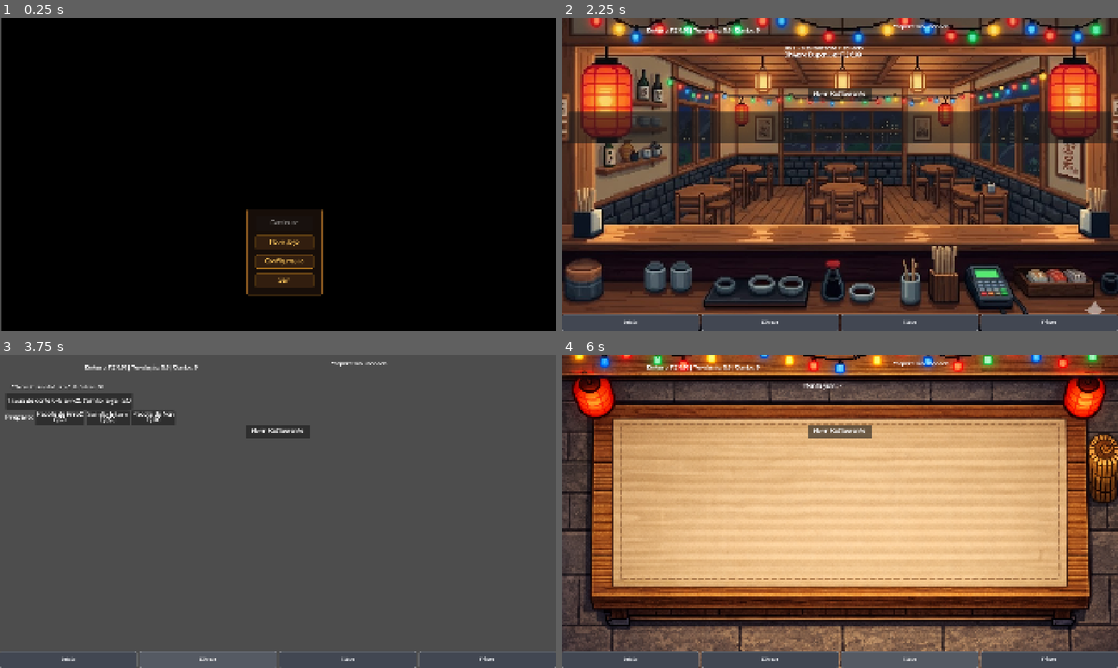
Above: before the commit, frames 1-4 (two rows, left to right).
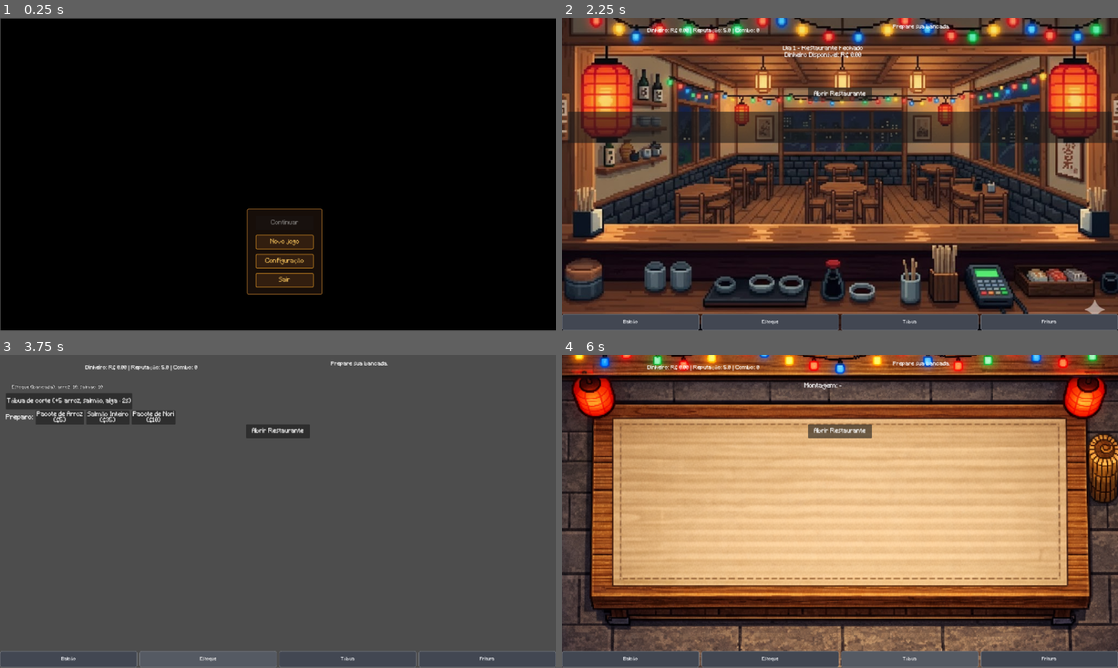
Above: after the commit, the same moments.

Repository: JoaoChi/SuxiiGodotGame
Game: Godot game, scene res://scenes/main_menu.tscn
The game is run twice, just before and just after one commit, with the same random seed, the same clock (stepped at 60 frames per second) and the same inputs. Video files are missing from this copy of the repository; at most half a second of black plays in their place.
Inputs:
- Up to frame 1 (0.25 s): no input
- Up to frame 2 (2.25 s): click "Configuração" at 0.5 s; click "Voltar" (after the commit: "Voltar ao menu principal") at 1.25 s; click "Novo jogo" at 2 s
- Up to frame 3 (3.75 s): click "Balcão" at 2.75 s; click "Estoque" at 3.5 s
- Up to frame 4 (6 s): click "Tábua de corte (+5 arroz, sal…" at 4.25 s; click "Pacote de Arroz ($5)" at 5 s; click "Tábua" at 5.75 s
In our replay, the window is 800x450 before the commit and 800x449 after it. These sizes can differ from the game's own. Grey fills any space a smaller window leaves; there, only what the larger window draws over its background counts as a difference.

The runs differ from the first frame. In frame 1, 1.1% of the frame differs, in the area x 0-100%, y 0-100%; in frame 2, 9.4%; in frame 3, 1.4%; in frame 4, 7.7%.

Commit message:
Feat/ Ajuste configurações e adição de voltar ao menu

Diff:
--- a/scenes/settings.tscn
+++ b/scenes/settings.tscn
@@ -40,9 +40,9 @@
 anchor_right = 0.5
 anchor_bottom = 0.5
 offset_left = -260.0
-offset_top = -180.0
+offset_top = -220.0
 offset_right = 260.0
-offset_bottom = 180.0
+offset_bottom = 220.0
 grow_horizontal = 2
 grow_vertical = 2
 theme_override_constants/separation = 14
@@ -137,7 +137,15 @@
 text = "Voltar"
 icon = ExtResource("5_ok_icon")
 
+[node name="MenuPrincipal" type="Button" parent="VBoxContainer"]
+visible = false
+custom_minimum_size = Vector2(200, 50)
+layout_mode = 2
+size_flags_horizontal = 4
+text = "Menu principal"
+
 [connection signal="value_changed" from="VBoxContainer/VolumeContainer/VolumeSlider" to="." method="_on_volume_slider_value_changed"]
 [connection signal="item_selected" from="VBoxContainer/WindowModeContainer/WindowModeOption" to="." method="_on_window_mode_option_item_selected"]
 [connection signal="item_selected" from="VBoxContainer/ResolutionContainer/ResolutionOption" to="." method="_on_resolution_option_item_selected"]
 [connection signal="pressed" from="VBoxContainer/Voltar" to="." method="_on_voltar_pressed"]
+[connection signal="pressed" from="VBoxContainer/MenuPrincipal" to="." method="_on_menu_principal_pressed"]
--- a/scripts/background_music.gd
+++ b/scripts/background_music.gd
@@ -32,11 +32,16 @@
 
 	var settings: Dictionary = _load_or_create_settings()
 	_apply_saved_music_volume(float(settings.get("music_volume", 70.0)))
+	call_deferred("_deferred_aplicar_video_salvo")
+	_ensure_playing()
+
+
+func _deferred_aplicar_video_salvo() -> void:
+	var settings: Dictionary = _load_or_create_settings()
 	_apply_saved_display_settings(
 		int(settings.get("window_mode", WINDOWED_MODE)),
 		int(settings.get("resolution_index", 0))
 	)
-	_ensure_playing()
 
 func _process(_delta: float) -> void:
 	# Garante música contínua entre trocas de cena.
@@ -67,7 +72,9 @@
 	if load_status != OK:
 		for key in defaults.keys():
 			config.set_value(SETTINGS_SECTION, key, defaults[key])
-		config.save(SETTINGS_FILE_PATH)
+		var werr: Error = config.save(SETTINGS_FILE_PATH)
+		if werr != OK:
+			push_warning("BackgroundMusic: não foi possível criar settings.cfg (%d)." % werr)
 		return defaults
 
 	return {
@@ -91,13 +98,17 @@
 func _apply_saved_display_settings(window_mode: int, resolution_index: int) -> void:
 	var safe_window_mode: int = window_mode if window_mode in [WINDOWED_MODE, FULLSCREEN_MODE] else WINDOWED_MODE
 	var safe_resolution_index: int = clampi(resolution_index, 0, RESOLUTION_OPTIONS.size() - 1)
+	var tree := get_tree()
+	if tree == null:
+		return
+	var win := tree.root as Window
+	if win == null:
+		return
+	if safe_window_mode == FULLSCREEN_MODE:
+		win.mode = Window.MODE_FULLSCREEN
+		return
+	win.mode = Window.MODE_WINDOWED
 	var target_size: Vector2i = RESOLUTION_OPTIONS[safe_resolution_index]
-
-	if safe_window_mode == FULLSCREEN_MODE:
-		DisplayServer.window_set_mode(DisplayServer.WINDOW_MODE_FULLSCREEN)
-	else:
-		DisplayServer.window_set_mode(DisplayServer.WINDOW_MODE_WINDOWED)
-		DisplayServer.window_set_size(target_size)
-		var screen_rect: Rect2i = DisplayServer.screen_get_usable_rect()
-		var centered_position: Vector2i = screen_rect.position + (screen_rect.size - target_size) / 2
-		DisplayServer.window_set_position(centered_position)
+	win.min_size = Vector2i(0, 0)
+	win.size = target_size
+	win.move_to_center()
--- a/scripts/settings.gd
+++ b/scripts/settings.gd
@@ -19,6 +19,8 @@
 @onready var volume_value_label: Label = $VBoxContainer/VolumeContainer/VolumeValue
 @onready var window_mode_option: OptionButton = $VBoxContainer/WindowModeContainer/WindowModeOption
 @onready var resolution_option: OptionButton = $VBoxContainer/ResolutionContainer/ResolutionOption
+@onready var btn_voltar: Button = $VBoxContainer/Voltar
+@onready var btn_menu_principal: Button = $VBoxContainer/MenuPrincipal
 
 var current_resolution_index: int = 0
 var current_window_mode: int = WINDOWED_MODE
@@ -28,9 +30,20 @@
 	_populate_controls()
 	_load_settings()
 	_apply_audio_volume(float(volume_slider.value))
+	call_deferred("_deferred_aplicar_video_inicial")
+	if voltar_para_menu_principal:
+		btn_voltar.text = "Voltar ao menu principal"
+		btn_menu_principal.visible = false
+	else:
+		btn_voltar.text = "Voltar ao jogo"
+		btn_menu_principal.visible = true
+
+
+func _deferred_aplicar_video_inicial() -> void:
 	_apply_window_mode(current_window_mode)
-	_apply_resolution(current_resolution_index)
 	_update_resolution_availability()
+	if current_window_mode == WINDOWED_MODE:
+		_apply_resolution(current_resolution_index)
 
 func _unhandled_input(event: InputEvent) -> void:
 	if event.is_action_pressed("ui_cancel"):
@@ -61,36 +74,65 @@
 	AudioServer.set_bus_volume_db(_get_music_bus_index(), db_value)
 	volume_value_label.text = "%d%%" % int(round(volume_percent))
 
+func _obter_janela_raiz() -> Window:
+	var w := get_window()
+	if w != null:
+		return w
+	var tree := get_tree()
+	if tree == null:
+		return null
+	return tree.root as Window
+
+
 func _apply_window_mode(mode_id: int) -> void:
 	current_window_mode = mode_id
+	var win := _obter_janela_raiz()
+	if win == null:
+		return
 	if mode_id == FULLSCREEN_MODE:
-		DisplayServer.window_set_mode(DisplayServer.WINDOW_MODE_FULLSCREEN)
+		win.mode = Window.MODE_FULLSCREEN
 	else:
-		DisplayServer.window_set_mode(DisplayServer.WINDOW_MODE_WINDOWED)
+		win.mode = Window.MODE_WINDOWED
+
 
 func _apply_resolution(index: int) -> void:
 	if index < 0 or index >= RESOLUTION_OPTIONS.size():
 		return
-
 	current_resolution_index = index
+	if current_window_mode == FULLSCREEN_MODE:
+		return
+	var win := _obter_janela_raiz()
+	if win == null:
+		return
 	var target_size: Vector2i = RESOLUTION_OPTIONS[index]["size"]
-	DisplayServer.window_set_size(target_size)
-
-	# Recentraliza ao aplicar resolucao em modo janela.
-	if current_window_mode == WINDOWED_MODE:
-		var screen_rect: Rect2i = DisplayServer.screen_get_usable_rect()
-		var centered_position: Vector2i = screen_rect.position + (screen_rect.size - target_size) / 2
-		DisplayServer.window_set_position(centered_position)
+	win.min_size = Vector2i(0, 0)
+	win.size = target_size
+	win.move_to_center()
 
 func _update_resolution_availability() -> void:
 	resolution_option.disabled = current_window_mode == FULLSCREEN_MODE
 
+
+func _sincronizar_estado_video_a_partir_da_ui() -> void:
+	var wi: int = window_mode_option.selected
+	if wi >= 0:
+		current_window_mode = clampi(wi, WINDOWED_MODE, FULLSCREEN_MODE)
+	var ri: int = resolution_option.selected
+	if ri >= 0:
+		current_resolution_index = clampi(ri, 0, RESOLUTION_OPTIONS.size() - 1)
+
+
 func _save_settings() -> void:
+	_sincronizar_estado_video_a_partir_da_ui()
 	var config := ConfigFile.new()
+	config.load(SETTINGS_FILE_PATH)
 	config.set_value(SETTINGS_SECTION, "music_volume", volume_slider.value)
 	config.set_value(SETTINGS_SECTION, "window_mode", current_window_mode)
 	config.set_value(SETTINGS_SECTION, "resolution_index", current_resolution_index)
-	config.save(SETTINGS_FILE_PATH)
+	var save_err: Error = config.save(SETTINGS_FILE_PATH)
+	if save_err != OK:
+		push_warning("settings: falha ao salvar settings.cfg (%d)." % save_err)
+
 
 func _load_settings() -> void:
 	var config := ConfigFile.new()
@@ -111,6 +153,7 @@
 	volume_slider.value = clampf(saved_volume, 0.0, 100.0)
 	window_mode_option.select(current_window_mode)
 	resolution_option.select(current_resolution_index)
+	_sincronizar_estado_video_a_partir_da_ui()
 
 func _on_volume_slider_value_changed(value: float) -> void:
 	_apply_audio_volume(value)
@@ -119,7 +162,16 @@
 func _on_window_mode_option_item_selected(index: int) -> void:
 	_apply_window_mode(index)
 	_update_resolution_availability()
+	if index == WINDOWED_MODE:
+		call_deferred("_deferred_reaplicar_resolucao_apos_janela")
 	_save_settings()
+
+
+func _deferred_reaplicar_resolucao_apos_janela() -> void:
+	if current_window_mode != WINDOWED_MODE:
+		return
+	_apply_resolution(current_resolution_index)
+
 
 func _on_resolution_option_item_selected(index: int) -> void:
 	_apply_resolution(index)
@@ -131,3 +183,9 @@
 		get_tree().change_scene_to_file("res://scenes/main_menu.tscn")
 	else:
 		emit_signal("fechar_configuracoes")
+
+
+func _on_menu_principal_pressed() -> void:
+	_save_settings()
+	get_tree().paused = false
+	get_tree().change_scene_to_file("res://scenes/main_menu.tscn")
